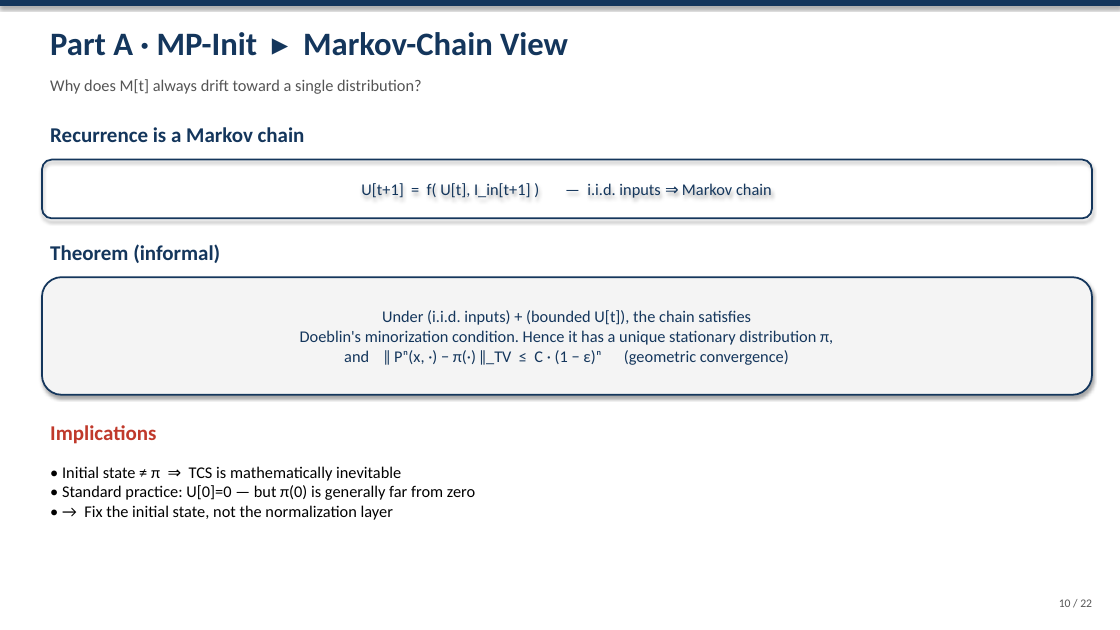
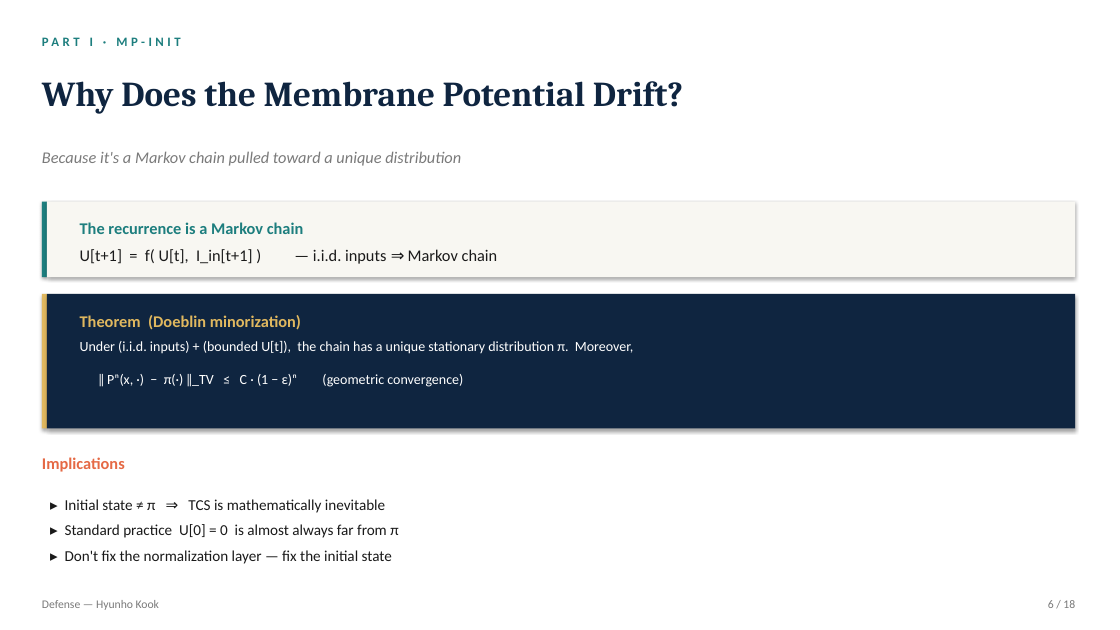
Before and after one commit to kookhh0827/POSTECH_thesis_template_latex, a slide deck: slide 6 of Hyunho_Kook_Master_Defense.pptx (slide 10 before the commit). Drawn at 1120x630 pixels with LibreOffice and Linux fonts; fonts in the diff are those of the drawing. Boxes give left, top, right and bottom in pixels: in the first picture for what was removed or moved away, otherwise in the second. Text is boxed around its words. In the diff, an @@ line names an element or a change of style, - is before the commit and + after.

```diff
--- a/Hyunho_Kook_Master_Defense.pptx
+++ b/Hyunho_Kook_Master_Defense.pptx
@@ rectangle removed at bbox=[0, 0, 1120, 6] @@
@@ text at bbox=[90, 37, 93, 46]: text changed; size 28 to 11 pt; text colour #14365C to #1D7E7E @@
-Part A · MP-Init ▸ Markov-Chain View
+PART I · MP-INIT
@@ text at bbox=[42, 81, 683, 114]: text changed; size 14 to 30 pt; font Calibri to Cambria; text colour #555555 to #0F2540; bold on @@
-Why does M[t] always drift toward a single distribution?
+Why Does the Membrane Potential Drift?
@@ text at bbox=[42, 151, 461, 166]: text changed; size 18 to 14 pt; text colour #14365C to #7A7A7A; bold off; italic on @@
-Recurrence is a Markov chain
+Because it's a Markov chain pulled toward a unique distribution
@@ rectangle added at bbox=[42, 202, 47, 277], fill #1D7E7E @@
@@ rectangle added at bbox=[47, 202, 1075, 277], fill #F8F7F2 @@
@@ text "The recurrence is a Markov ...": place and size @@
-text "The recurrence is a Markov ..." at bbox=[42, 160, 1092, 218]
+text "The recurrence is a Markov ..." at bbox=[80, 222, 498, 264]
@@ text "The recurrence is a Markov ..." at bbox=[80, 222, 498, 264]: vertical alignment middle to top; outline #14365C 1.5 pt to none; shadow off @@
@@ text at bbox=[80, 222, 303, 234]: paragraph added @@
+The recurrence is a Markov chain
@@ text removed at bbox=[50, 244, 220, 263] @@
-Theorem (informal)
@@ text at bbox=[80, 249, 498, 264]: text colour #14365C to #1A1A1A in "U[t+1] = f( U[t], I_in[t+1] ) — ..."; alignment centre to left; more space between paragraphs @@
@@ rectangle added at bbox=[42, 294, 47, 429], fill #E0B85F @@
@@ rectangle added at bbox=[47, 294, 1075, 429], fill #0F2540 @@
@@ text "Theorem (Doeblin minorization)": place and size @@
-text "Theorem (Doeblin minorization)" at bbox=[42, 277, 1092, 395]
+text "Theorem (Doeblin minorization)" at bbox=[80, 315, 634, 387]
@@ text "Theorem (Doeblin minorization)" at bbox=[80, 315, 634, 387]: vertical alignment middle to top; fill #F4F4F4 to none; outline #14365C 1.5 pt to none; shadow off @@
@@ text at bbox=[80, 315, 634, 387]: text changed; size 14 to 12 pt; text colour #14365C to #FFFFFF @@
-Under (i.i.d. inputs) + (bounded U[t]), the chain satisfies
-Doeblin's minorization condition. Hence it has a unique stationary distribution π,
-and ‖ Pⁿ(x, ·) − π(·) ‖_TV ≤ C · (1 − ε)ⁿ (geometric convergence)
+Theorem (Doeblin minorization)
+Under (i.i.d. inputs) + (bounded U[t]), the chain has a unique stationary distribution π. Moreover,
+‖ Pⁿ(x, ·) − π(·) ‖_TV ≤ C · (1 − ε)ⁿ (geometric convergence)
@@ text "Implications": place and size @@
-text "Implications" at bbox=[50, 425, 156, 444]
+text "Implications" at bbox=[42, 457, 125, 472]
@@ text "Implications" at bbox=[42, 457, 125, 472]: size 18 to 14 pt, text colour #C0392B to #E56945 @@
@@ text at bbox=[65, 499, 398, 564]: text changed; size 14 to 13 pt; text colour #000000 to #1A1A1A @@
-• Initial state ≠ π ⇒ TCS is mathematically inevitable
-• Standard practice: U[0]=0 — but π(0) is generally far from zero
-• → Fix the initial state, not the normalization layer
+▸ Initial state ≠ π ⇒ TCS is mathematically inevitable
+▸ Standard practice U[0] = 0 is almost always far from π
+▸ Don't fix the normalization layer — fix the initial state
@@ text removed at bbox=[1059, 599, 1092, 607] @@
-10 / 22
@@ text added at bbox=[42, 600, 159, 610], 10 pt, text #7A7A7A @@
+Defense — Hyunho Kook
@@ text added at bbox=[1048, 600, 1075, 608], 10 pt, text #7A7A7A @@
+6 / 18
```
Also in this commit, not shown: 4 other slides changed, 13 slides added, 17 slides removed, 1 other file.
